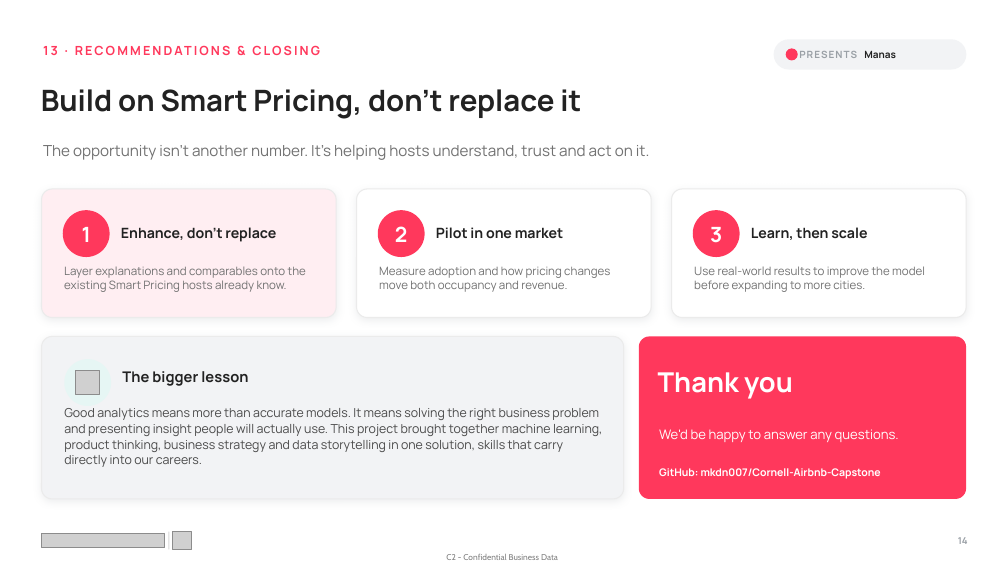
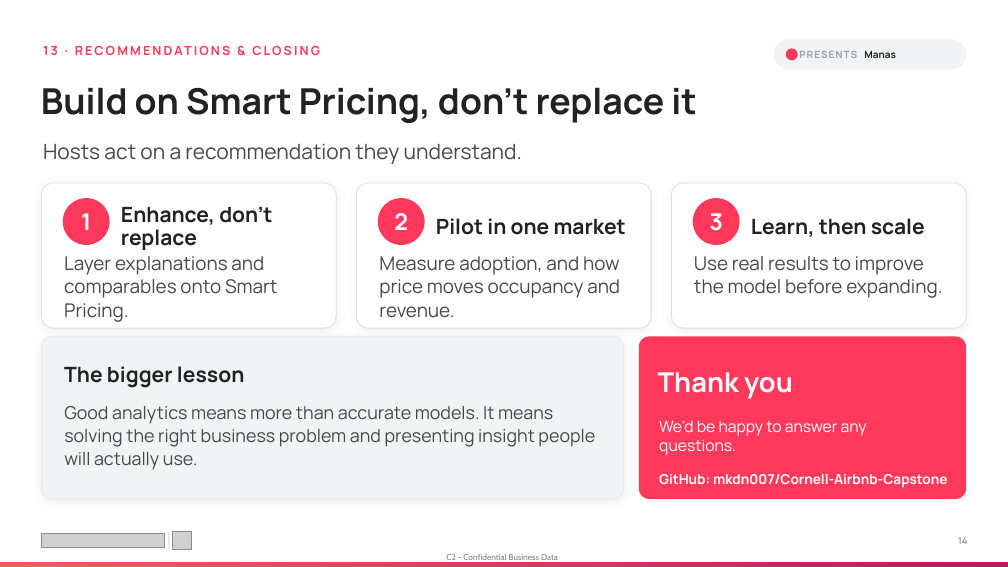
Before and after one commit to mkdn007/Cornell-Airbnb-Capstone, a slide deck: slide 14 of Airbnb Pricing Deck.pptx. Drawn at 1008x567 pixels with LibreOffice and Linux fonts; fonts in the diff are those of the drawing; grey boxes stand for pictures. Boxes give left, top, right and bottom in pixels: in the first picture for what was removed or moved away, otherwise in the second. Text is boxed around its words. In the diff, an @@ line names an element or a change of style, - is before the commit and + after.

```diff
--- a/Airbnb Pricing Deck.pptx
+++ b/Airbnb Pricing Deck.pptx
@@ text "Build on Smart Pricing, don't ..." at (41,87,696,123): size 28 to 34 pt @@
@@ text at (43,143,522,164): text changed; size 14.5 to 20 pt; text colour #717171 to #484848 @@
-The opportunity isn't another number. It's helping hosts understand, trust and act on it.
+Hosts act on a recommendation they understand.
@@ rounded rectangle: place and size @@
-rounded rectangle at (42,189,337,318)
+rounded rectangle at (42,183,337,328)
@@ rounded rectangle at (42,183,337,328): fill #FFEEF2 to #FFFFFF; outline #EBEBEB 1 pt to #DDDDDD 0.75 pt @@
@@ text "Enhance, don't replace": place and size @@
-text "Enhance, don't replace" at (121,227,276,242)
+text "Enhance, don't replace" at (121,207,272,250)
@@ rounded rectangle: place and size @@
-rounded rectangle at (357,189,652,318)
+rounded rectangle at (357,183,652,328)
@@ rounded rectangle at (357,183,652,328): outline #EBEBEB 1 pt to #DDDDDD 0.75 pt @@
@@ text "Pilot in one market": place and size @@
-text "Pilot in one market" at (436,227,563,238)
+text "Pilot in one market" at (436,218,626,235)
@@ rounded rectangle at (671,183,966,328): outline #EBEBEB 1 pt to #DDDDDD 0.75 pt @@
@@ rounded rectangle: place and size @@
-rounded rectangle at (671,189,966,318)
+rounded rectangle at (671,183,966,328)
@@ 3 texts, 3 ellipses: place and size @@
-3 texts, 3 ellipses at (63,210,740,257)
+3 texts, 3 ellipses at (63,198,740,245)
@@ size 20 to 22 pt in 3 elements at (81,213,91,230), (394,213,408,230), (710,213,723,231) @@
@@ size 13.5 to 20 pt in 3 elements at (121,207,272,250), (436,218,626,235), (751,218,925,237) @@
@@ text "Learn, then scale": place and size @@
-text "Learn, then scale" at (751,227,867,240)
+text "Learn, then scale" at (751,218,925,237)
@@ text at (64,256,278,322): text changed; size 11 to 18 pt; text colour #717171 to #484848 @@
-Layer explanations and comparables onto the existing Smart Pricing hosts already know.
+Layer explanations and comparables onto Smart Pricing.
@@ text at (379,256,620,318): text changed; size 11 to 18 pt; text colour #717171 to #484848 @@
-Measure adoption and how pricing changes move both occupancy and revenue.
+Measure adoption, and how price moves occupancy and revenue.
@@ text at (694,256,942,298): text changed; size 11 to 18 pt; text colour #717171 to #484848 @@
-Use real-world results to improve the model before expanding to more cities.
+Use real results to improve the model before expanding.
@@ text "The bigger lesson": place and size @@
-text "The bigger lesson" at (122,371,248,386)
+text "The bigger lesson" at (64,366,244,388)
@@ text "The bigger lesson" at (64,366,244,388): size 14 to 20 pt @@
@@ ellipse removed at (64,359,111,406) @@
@@ picture removed at (76,371,100,395) @@
@@ text at (64,406,595,469): text changed; size 11.8 to 17 pt; text colour #4A4A4A to #484848 @@
-Good analytics means more than accurate models. It means solving the right business problem and presenting insight people will actually use. This project brought together machine learning, product thinking, business strategy and data storytelling in one solution, skills that carry directly into our careers.
+Good analytics means more than accurate models. It means solving the right business problem and presenting insight people will actually use.
@@ text "We'd be happy to answer ..." at (659,420,867,455): size 12.5 to 15 pt @@
@@ text "GitHub: mkdn007/Cornell-Airbnb-Capstone" at (659,474,948,488): size 10 to 13 pt @@
@@ rectangle added at (0,562,1008,567), fill gradient #FF595F to #C31561 @@
```
Also in this commit, not shown: 19 other slides changed, 2 slides added.
